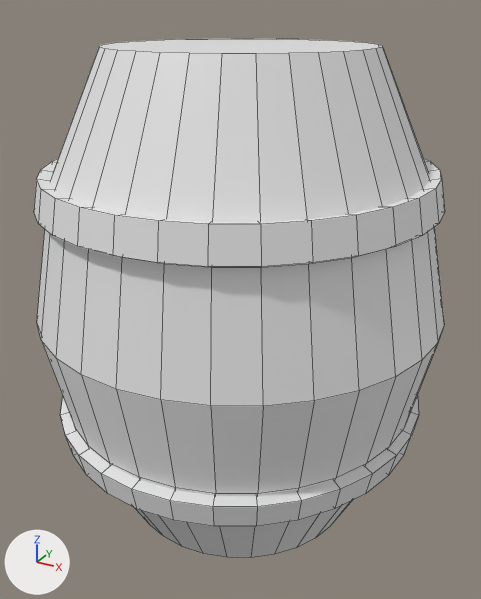
Renders of the FBX model Assets/Art/Models/Barril.fbx from each side of a commit.
The view is the same before and after, from a 50 mm camera at (2.46, -4.48, 4.11) aimed at (0.01, -0.02, 1.88). Every picture has the same lights, and +X, +Y and +Z are marked at lower left. Mesh edges are drawn as thin lines.
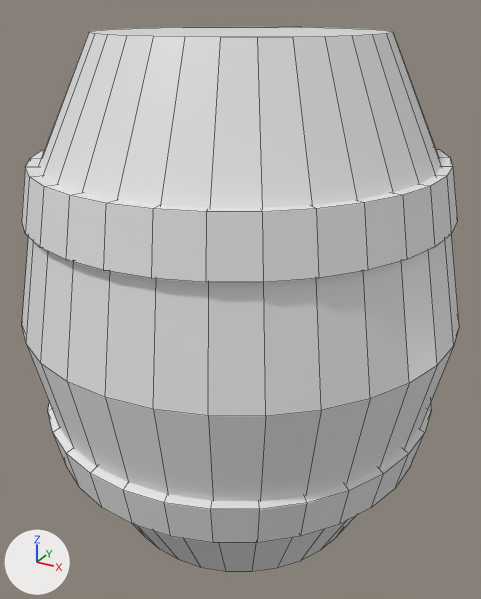
Where the change shows, as pixel boxes [x1, y1, x2, y2] in the pictures (481 x 599 px):
'Cylinder', reshaped (6% wider): before [34, 39, 445, 558]; after [22, 27, 459, 572]
part 1 of me_cylinder_001, added: after [22, 27, 459, 572]
part 2 of me_cylinder_001, added: after [22, 148, 457, 543]

What changed in the scene script:
```text
Add mat_material_002:
    mat_material_002 = principled_material('Material.002')
    mat_material_002.base_color = (0.8, 0.8, 0.8)  # white #e7e7e7
    mat_material_002.roughness = 0.4
Add mat_material_001:
    mat_material_001 = principled_material('Material.001')
    mat_material_001.base_color = (0.8, 0.8, 0.8)  # white #e7e7e7
Change me_cylinder_001:
    used by ob_cylinder; location = (0.0, 0.0, 0.0)
    remove me_cylinder_001.from_pydata(...)  # 480 vertices, 386 faces; spans x -1.64..1.64, y -1.65..1.65, z 0.02..3.86
    add me_cylinder_001.from_pydata(...)  # 960 vertices, 900 faces; spans x -1.75..1.75, y -1.76..1.76, z -0.07..3.95
    me_cylinder_001 part 1: a new loose piece of 224 vertices spanning x -1.75..1.75, y -1.76..1.76, z -0.07..3.95, in mat_material_002 (white #e7e7e7)
    me_cylinder_001 part 2
    232 vertices are added at x -1.63..1.63, y -1.67..1.67, z 0.73..3.08
    6 new vertices lie (-0.01, -0.02, -0.11) away from vertices in x -0.78..0.95, y -1.41..1.29, z 0.85..2.73
    6 new vertices lie (-0.01, 0.02, -0.11) away from vertices in x -0.78..0.95, y -1.29..1.41, z 0.85..2.73
    6 new vertices lie (0.01, 0.02, -0.11) away from vertices in x -0.95..0.78, y -1.29..1.41, z 0.85..2.73
    6 new vertices lie (0.01, -0.02, -0.11) away from vertices in x -0.95..0.78, y -1.41..1.29, z 0.85..2.73
    192 new faces join them, mat_material_002 (white #e7e7e7)
    128 new faces join them, mat_material_001 (white #e7e7e7)
    add me_cylinder_001.materials.append(mat_material_001)  # white #e7e7e7
    add me_cylinder_001.materials.append(mat_material_002)  # white #e7e7e7
```
